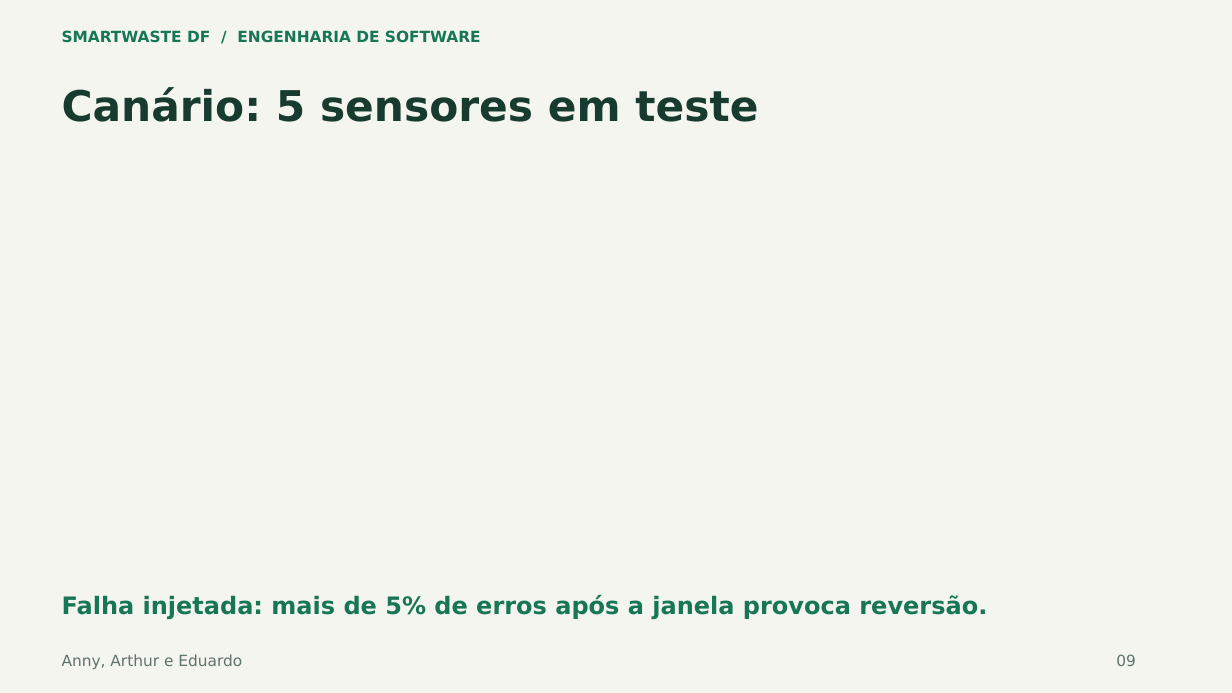
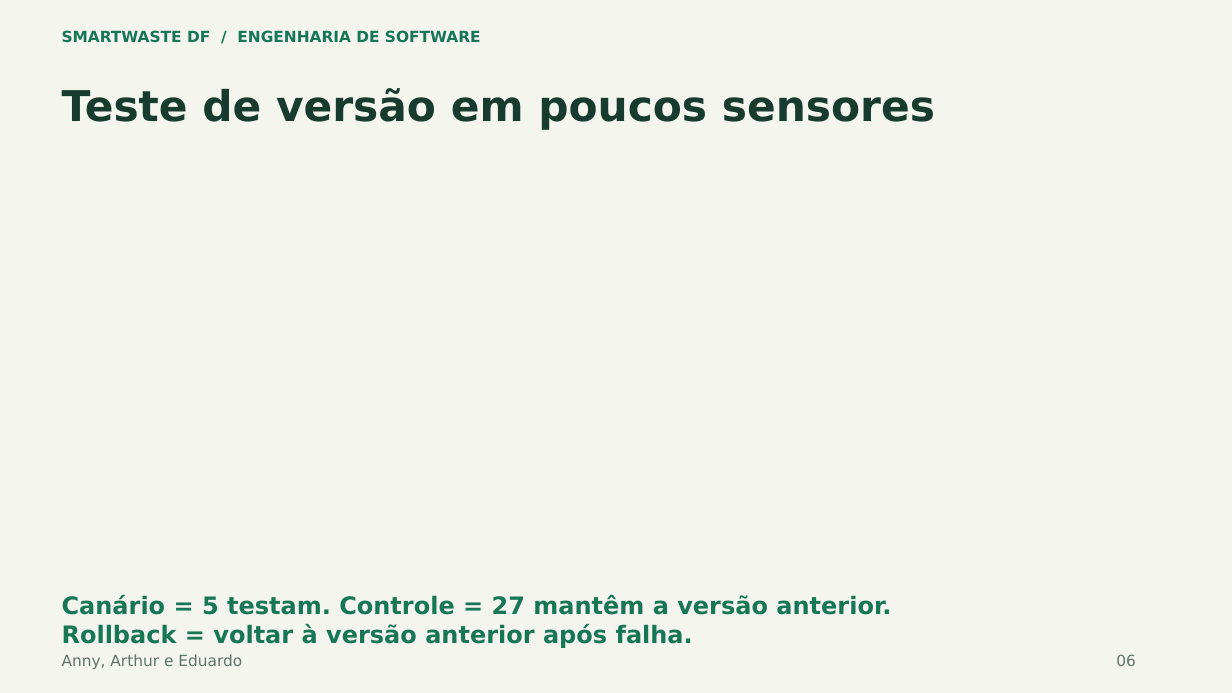
Before and after one commit to annygabb/IoT---Coleta, a slide deck: slide 6 of docs/entrega/SmartWaste_Apresentacao_Atualizada.pptx (slide 9 before the commit). Drawn at 1232x693 pixels with LibreOffice and Linux fonts; fonts in the diff are those of the drawing. Boxes give left, top, right and bottom in pixels: in the first picture for what was removed or moved away, otherwise in the second. Text is boxed around its words. In the diff, an @@ line names an element or a change of style, - is before the commit and + after.

```diff
--- a/docs/entrega/SmartWaste_Apresentacao_Atualizada.pptx
+++ b/docs/entrega/SmartWaste_Apresentacao_Atualizada.pptx
@@ text at (x1=62, y1=88, x2=935, y2=130): text changed @@
-Canário: 5 sensores em teste
+Teste de versão em poucos sensores
@@ text at (x1=62, y1=595, x2=891, y2=648): text changed @@
-Falha injetada: mais de 5% de erros após a janela provoca reversão.
+Canário = 5 testam. Controle = 27 mantêm a versão anterior.
+Rollback = voltar à versão anterior após falha.
@@ text at (x1=1116, y1=654, x2=1136, y2=666): text changed @@
-09
+06
```
Also in this commit, not shown: 9 other slides changed, 10 slides removed, 1 other file.
